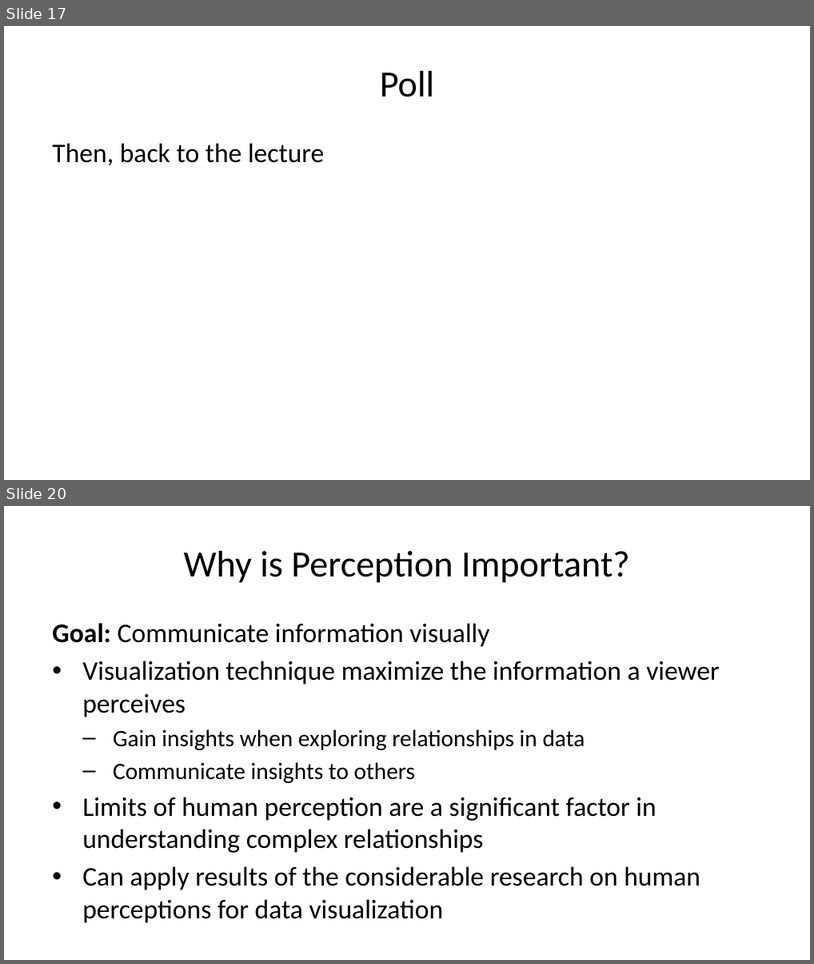
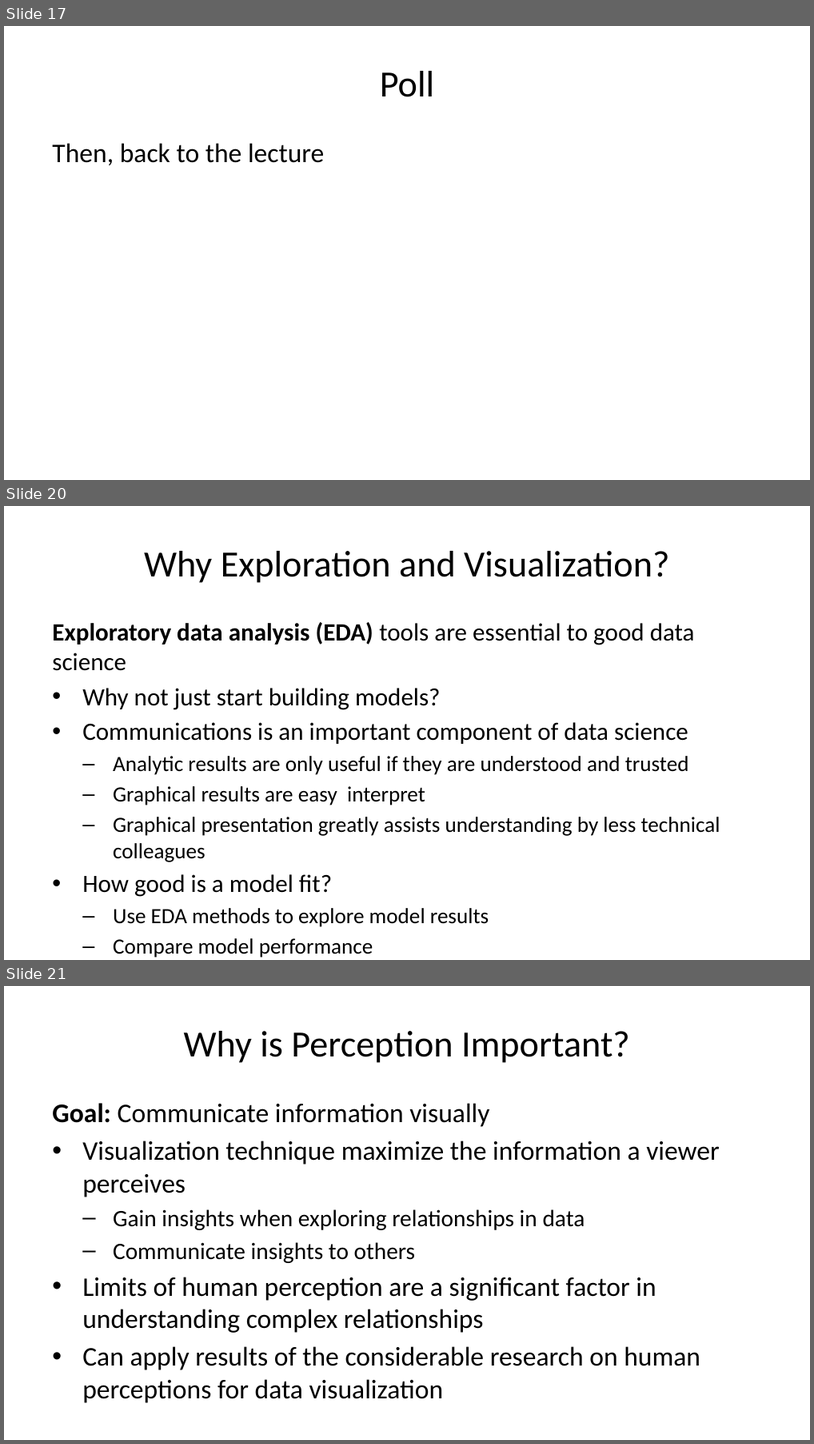
Before and after one commit to StephenElston/CSCI-E-83, a slide deck: LectureSlides/01_PreceptionForScientificVisualization.pptx. Shown one above the other, each under a label of ours: slides 17 and 20 before the commit, slides 17, 20 and 21 after it; the slides between them are not shown. The pictures are 814x964 and 814x1444 pixels, drawn with LibreOffice and Linux fonts; fonts in the diff are those of the drawing. Boxes give left, top, right and bottom in pixels: in the first picture for what was removed or moved away, otherwise in the second. Text is boxed around its words. In the diff, an @@ line names an element or a change of style, - is before the commit and + after.

```diff
--- a/LectureSlides/01_PreceptionForScientificVisualization.pptx
+++ b/LectureSlides/01_PreceptionForScientificVisualization.pptx
@@ slide 20 added at bbox=[4, 506, 810, 960], background #FFFFFF @@
@@ title added at bbox=[144, 551, 670, 583], 33 pt, text #000000 @@
+Why Exploration and Visualization?
@@ text added at bbox=[52, 622, 721, 924], 19.4 pt, text #000000 @@
+Exploratory data analysis (EDA) tools are essential to good data science
+• Why not just start building models?
+• Communications is an important component of data science
+  – Analytic results are only useful if they are understood and trusted
+  – Graphical results are easy interpret
+  – Graphical presentation greatly assists understanding by less technical colleagues
+• How good is a model fit?
+  – Use EDA methods to explore model results
+  – Compare model performance
@@ what was slide 20 is now slide 21 @@
```
Also in this commit, not shown: 11 slides changed.
